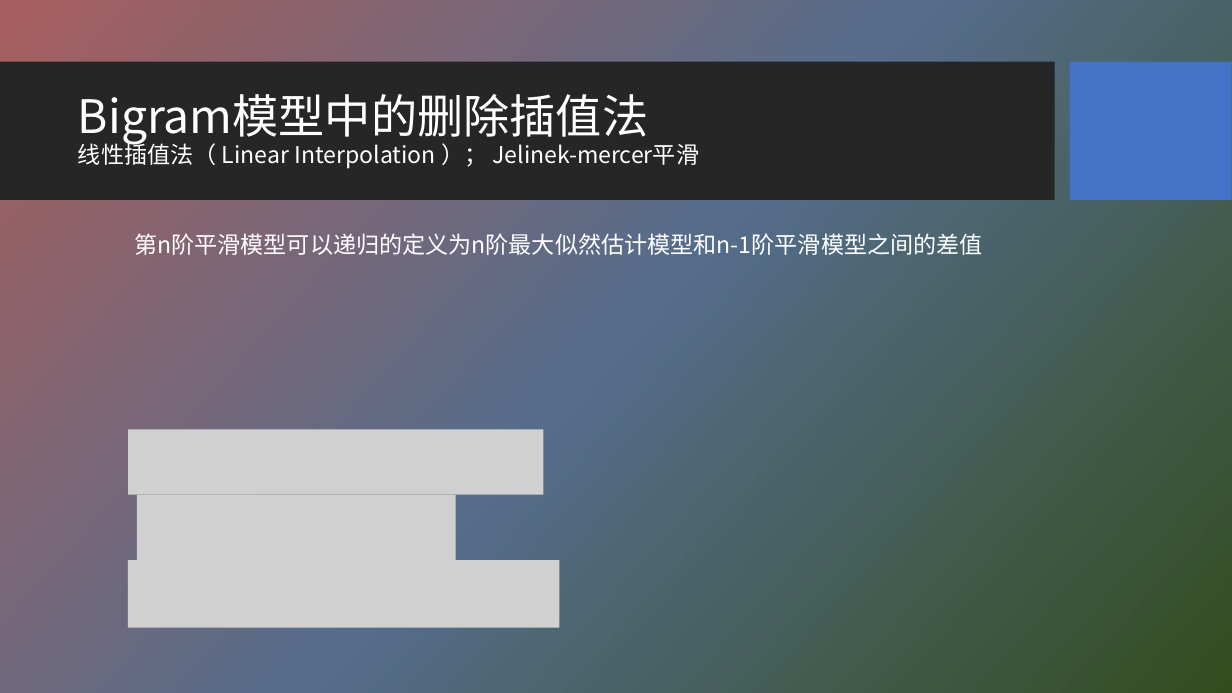
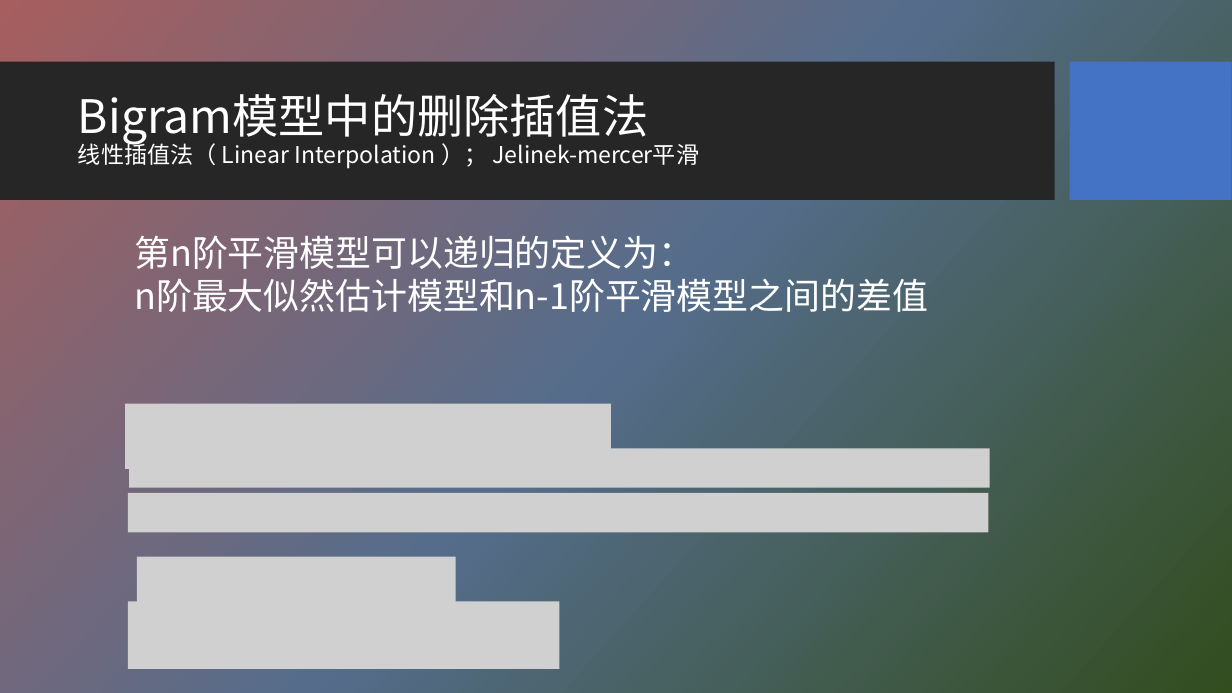
Before and after one commit to HBU/NLP_PPT, a slide deck: slide 31 of PPT-2020/ch03 n元语法模型.pptx. Drawn at 1232x693 pixels with LibreOffice and Linux fonts; fonts in the diff are those of the drawing; grey boxes stand for pictures; background and template pictures are left out. Boxes give left, top, right and bottom in pixels: in the first picture for what was removed or moved away, otherwise in the second. Text is boxed around its words. In the diff, an @@ line names an element or a change of style, - is before the commit and + after.

Commit message:
PPT

```diff
--- a/PPT-2020/ch03 n元语法模型.pptx
+++ b/PPT-2020/ch03 n元语法模型.pptx
@@ text at <box>134,235,928,312</box>: text changed; size 18 to 28 pt @@
-第n阶平滑模型可以递归的定义为n阶最大似然估计模型和n-1阶平滑模型之间的差值
+第n阶平滑模型可以递归的定义为：
+n阶最大似然估计模型和n-1阶平滑模型之间的差值
@@ picture: place and size @@
-picture at <box>128,430,544,495</box>
+picture at <box>125,404,611,470</box>
@@ picture added at <box>129,448,990,488</box> @@
@@ picture added at <box>128,494,989,533</box> @@
@@ picture removed at <box>137,494,456,560</box> @@
@@ picture: place and size @@
-picture at <box>128,560,560,628</box>
+picture at <box>137,556,456,622</box>
@@ picture added at <box>128,602,560,669</box> @@
```
Also in this commit, not shown: 7 other slides changed, 1 other file.
